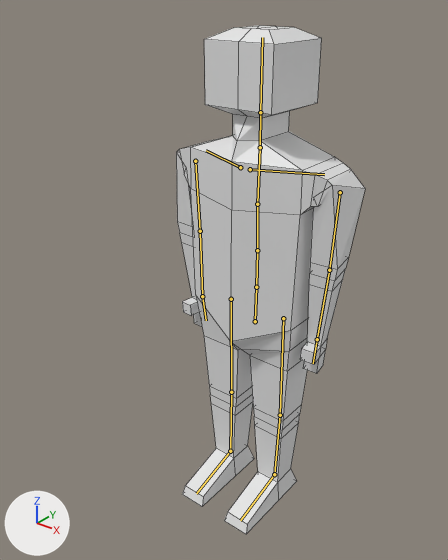
One commit to the Blender file Assets/Blender/MomarsBaby.blend: the scene before it, then after it.
Both versions are drawn from a 50 mm lens placed at (1.213, -1.715, 1.979), pointed at (-0.081, -0.099, 0.977). Every picture has the same lights, and +X, +Y and +Z are marked at lower left. Both versions are drawn at frame 2 of the action 'ShootDown'; the numbers are the values there. The bones that bend it are drawn over the model as lines. Mesh edges are drawn as thin lines.
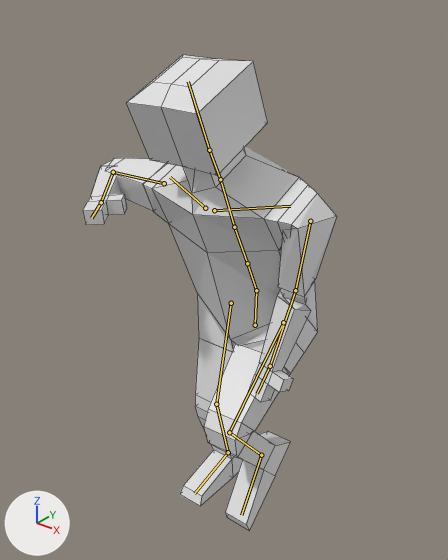
Boxes (x1, y1, x2, y2) around the edits, measured in the pictures (448 x 560 px):
'Cube', posed (34% wider, 6% shorter): before (176, 26, 365, 534); after (83, 55, 337, 530)
bone 'Hips', root to tip: before (255, 321) to (256, 287); after (255, 325) to (256, 290)
bone 'Spine', root to tip: before (256, 287) to (257, 250); after (256, 290) to (247, 263)
bone 'upper_arm.L', root to tip: before (340, 192) to (329, 270); after (310, 221) to (295, 290)
bone 'forearm.L', root to tip: before (329, 270) to (317, 339); after (295, 290) to (270, 366)
bone 'upper_arm.R', root to tip: before (195, 161) to (200, 231); after (164, 183) to (113, 172)
bone 'forearm.R', root to tip: before (200, 231) to (202, 296); after (113, 172) to (101, 202)
bone 'thigh.L', root to tip: before (283, 318) to (280, 415); after (283, 322) to (229, 432)
bone 'shin.L', root to tip: before (280, 415) to (274, 474); after (229, 432) to (261, 455)
bone 'foot.L', root to tip: before (274, 474) to (240, 520); after (261, 455) to (241, 515)
bone 'thigh.R', root to tip: before (231, 299) to (231, 392); after (231, 303) to (216, 404)
bone 'shin.R', root to tip: before (231, 392) to (230, 451); after (216, 404) to (228, 452)
bone 'foot.R', root to tip: before (230, 451) to (196, 493); after (228, 452) to (194, 493)

The edits, one by one:
Bone 'Hips' (bone_hips) moves from (0.0, 0.0, 0.0) to (0.0, -0.016, -0.002).
Bone 'Spine' (bone_spine) turns from (0, 0, 0) to (24, 0, 0) degrees about its own x, y and z.
Bone 'upper_arm.L' (bone_upper_arm_l) turns from (8, 0, -94) to (24, 4, -103) degrees about its own x, y and z.
Bone 'forearm.L' (bone_forearm_l) turns from (0, 0, 0) to (51, -56, -46) degrees about its own x, y and z.
Bone 'upper_arm.R' (bone_upper_arm_r) turns from (8, 0, 94) to (0, 8, 3) degrees about its own x, y and z.
Bone 'forearm.R' (bone_forearm_r) turns from (0, 0, 0) to (127, 0, 0) degrees about its own x, y and z.
Bone 'thigh.L' (bone_thigh_l) turns from (0, 0, 0) to (-52, -2, -2) degrees about its own x, y and z.
Bone 'shin.L' (bone_shin_l) turns from (0, 0, 0) to (94, 0, 0) degrees about its own x, y and z.
Bone 'foot.L' (bone_foot_l) turns from (0, 0, 0) to (-2, 0, 0) degrees about its own x, y and z.
Bone 'thigh.R' (bone_thigh_r) turns from (0, 0, 0) to (-13, 0, 0) degrees about its own x, y and z.
Bone 'shin.R' (bone_shin_r) turns from (0, 0, 0) to (28, 0, 0) degrees about its own x, y and z.
Bone 'foot.R' (bone_foot_r) turns from (0, 0, 0) to (-19, 0, 0) degrees about its own x, y and z.
